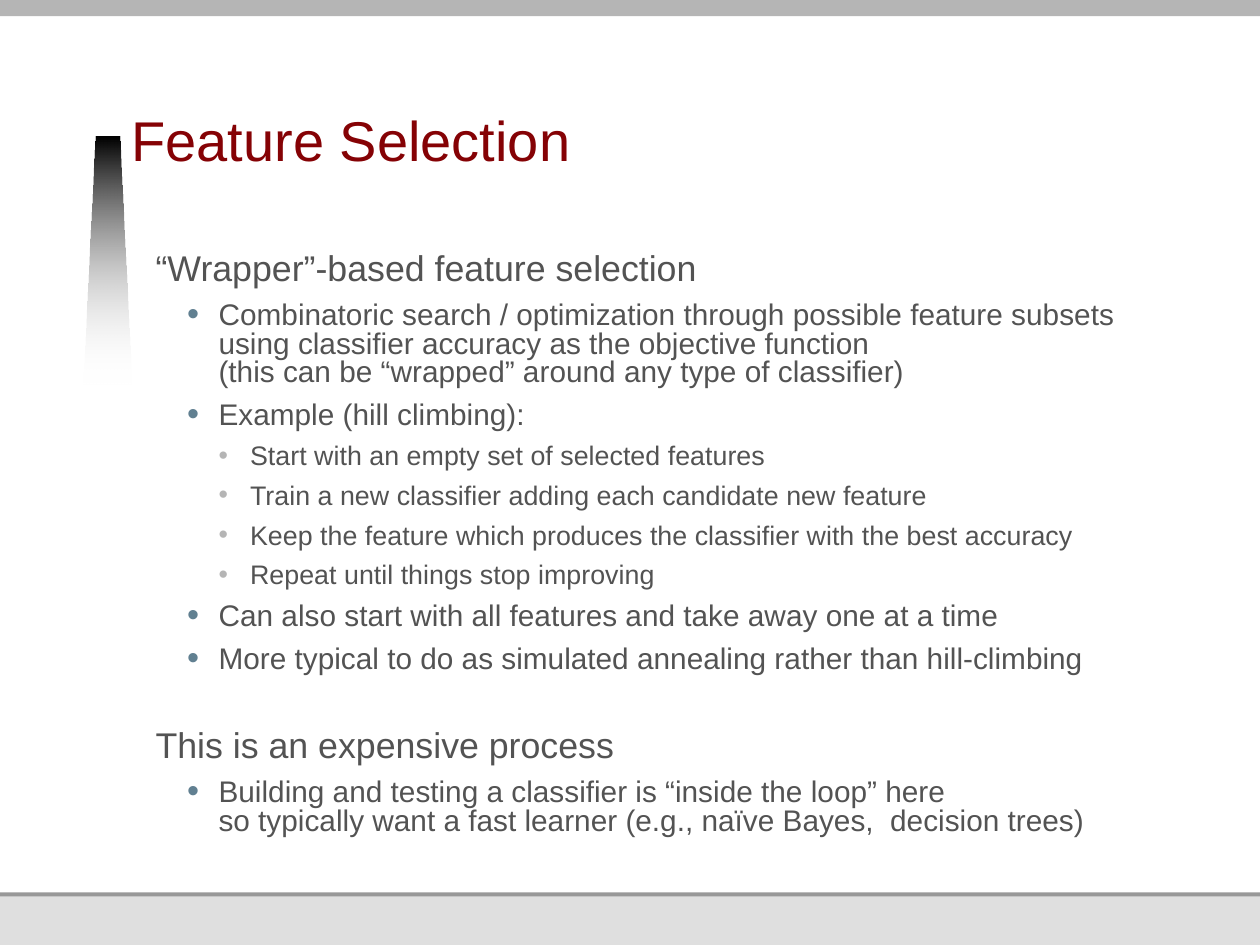
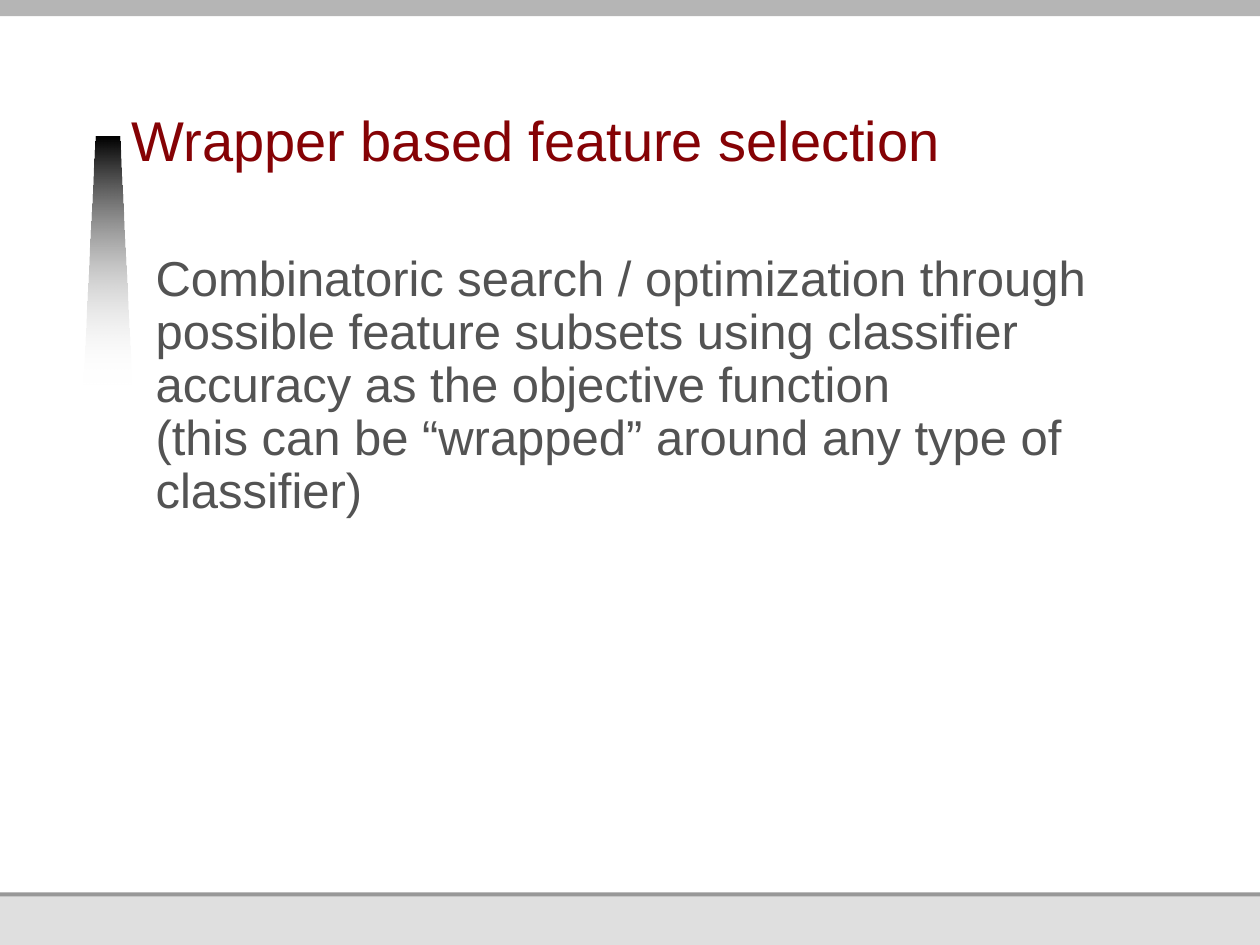
Before and after one commit to jmankoff/data, a slide deck: slide 40 of Lectures/10 Machine Learning II Training and Testing.pptx (slide 29 before the commit). Drawn at 1260x945 pixels with LibreOffice and Linux fonts; fonts in the diff are those of the drawing; background and template pictures are left out. Boxes give left, top, right and bottom in pixels: in the first picture for what was removed or moved away, otherwise in the second. Text is boxed around its words. In the diff, an @@ line names an element or a change of style, - is before the commit and + after.

Commit message:
Lecture for Tues Mar 4 on testing and training machine learning

```diff
--- a/Lectures/10 Machine Learning II Training and Testing.pptx
+++ b/Lectures/10 Machine Learning II Training and Testing.pptx
@@ title at <box>131,120,940,172</box>: text changed @@
-Feature Selection
+Wrapper based feature selection
@@ text "Combinatoric search / optimization through ..." at <box>156,260,1086,518</box>: size 17 to 28 pt; bullet • to none; list level 2 to 1 in "Combinatoric search / optimization through ..."; line spacing 0.8 to 0.9 @@
@@ text at <box>156,255,697,289</box>: paragraph removed @@
-“Wrapper”-based feature selection
@@ text at <box>156,403,1084,836</box>: paragraphs removed @@
-  • Example (hill climbing):
-    • Start with an empty set of selected features
-    • Train a new classifier adding each candidate new feature
-    • Keep the feature which produces the classifier with the best accuracy
-    • Repeat until things stop improving
-  • Can also start with all features and take away one at a time
-  • More typical to do as simulated annealing rather than hill-climbing
-This is an expensive process
-  • Building and testing a classifier is “inside the loop” here
-    so typically want a fast learner (e.g., naïve Bayes, decision trees)
```
Also in this commit, not shown: 14 other slides changed, 24 slides added, 12 slides removed.
